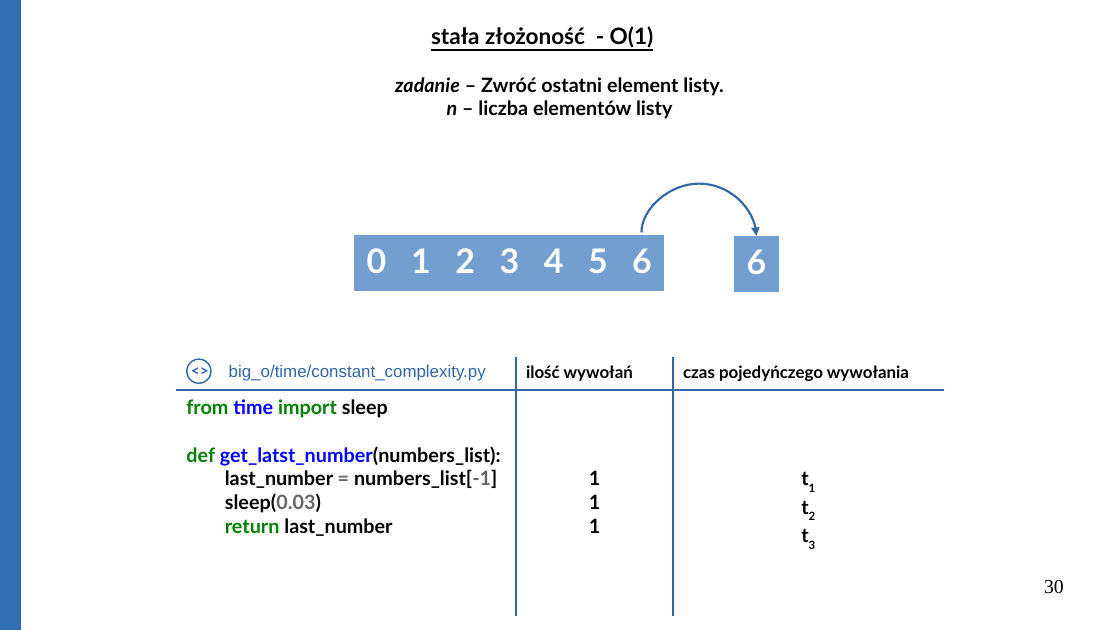
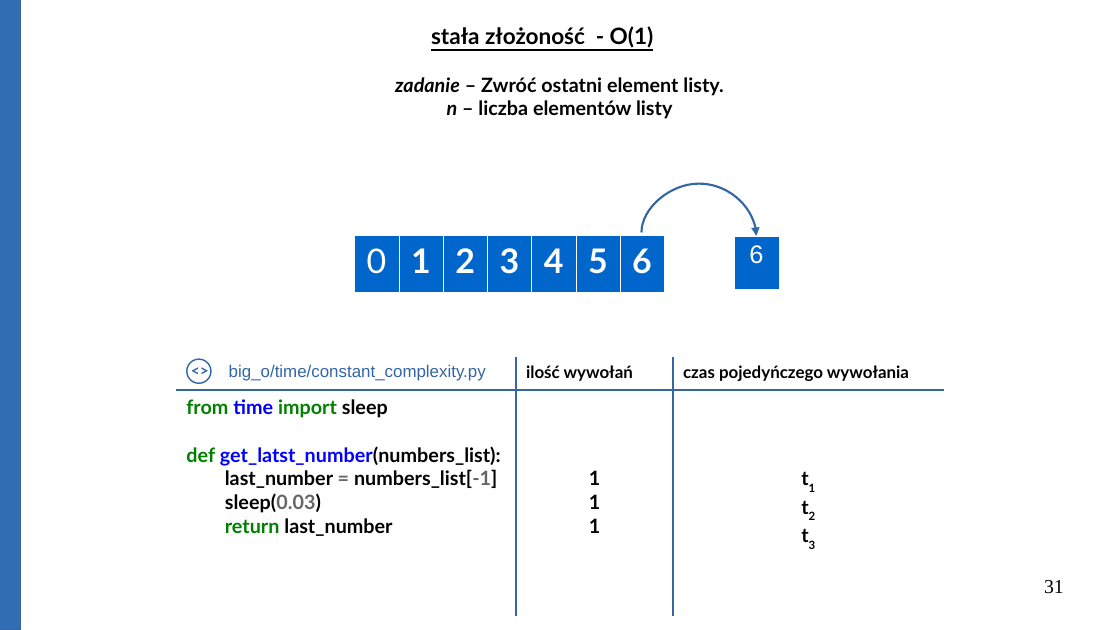
Before and after one commit to Michael-Wisniewski/algorithmic-workshop, a slide deck: slide 31 of gotowa.odp (slide 30 before the commit). Drawn at 1120x630 pixels with LibreOffice and Linux fonts; fonts in the diff are those of the drawing. Boxes give left, top, right and bottom in pixels: in the first picture for what was removed or moved away, otherwise in the second. Text is boxed around its words. In the diff, an @@ line names an element or a change of style, - is before the commit and + after.

```diff
--- a/gotowa.odp
+++ b/gotowa.odp
@@ table at (355,235,667,288) @@
@@ fill #729FCF to #0066CC in row 1 @@
@@ bold off in "0" @@
@@ borders changed @@
@@ table at (734,236,779,289) @@
@@ fill #729FCF to #0066CC in row 1, column 1 @@
@@ size 24 to 18 pt, font Lato to Arial, bold off @@
@@ borders changed @@
@@ page number at (1044,580,1064,594): text changed @@
-30
+31
```
Also in this commit, not shown: 16 other slides changed, 11 slides added, 2 slides removed, 8 other files.
